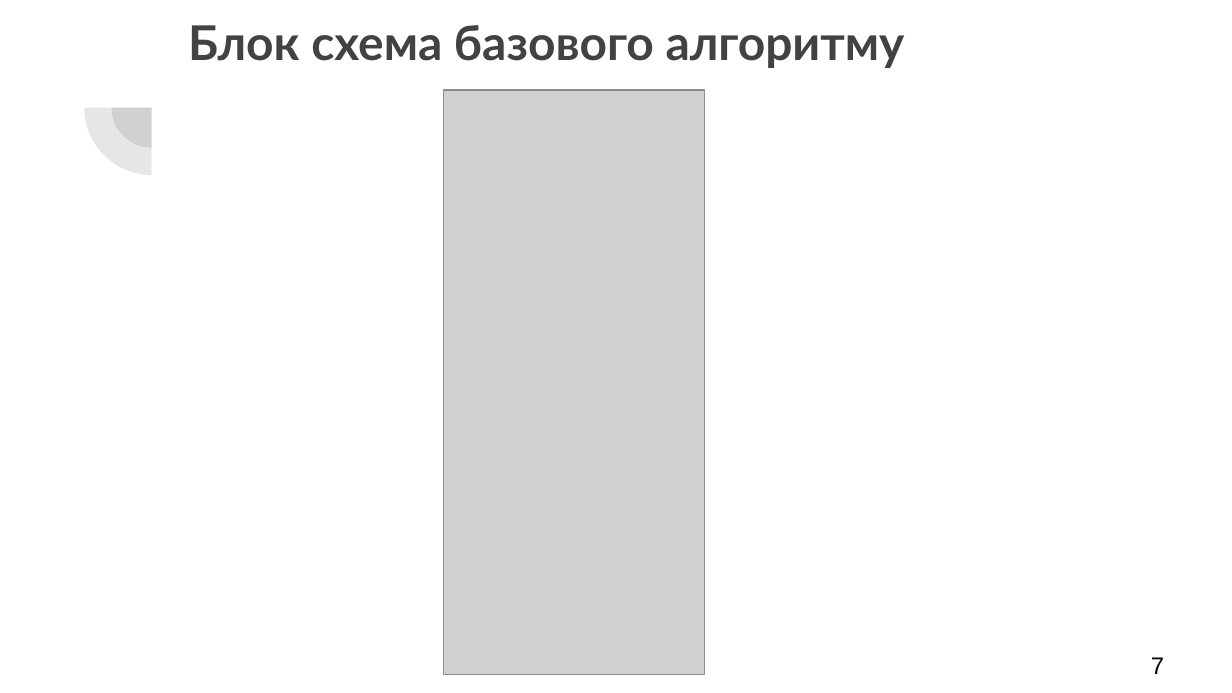
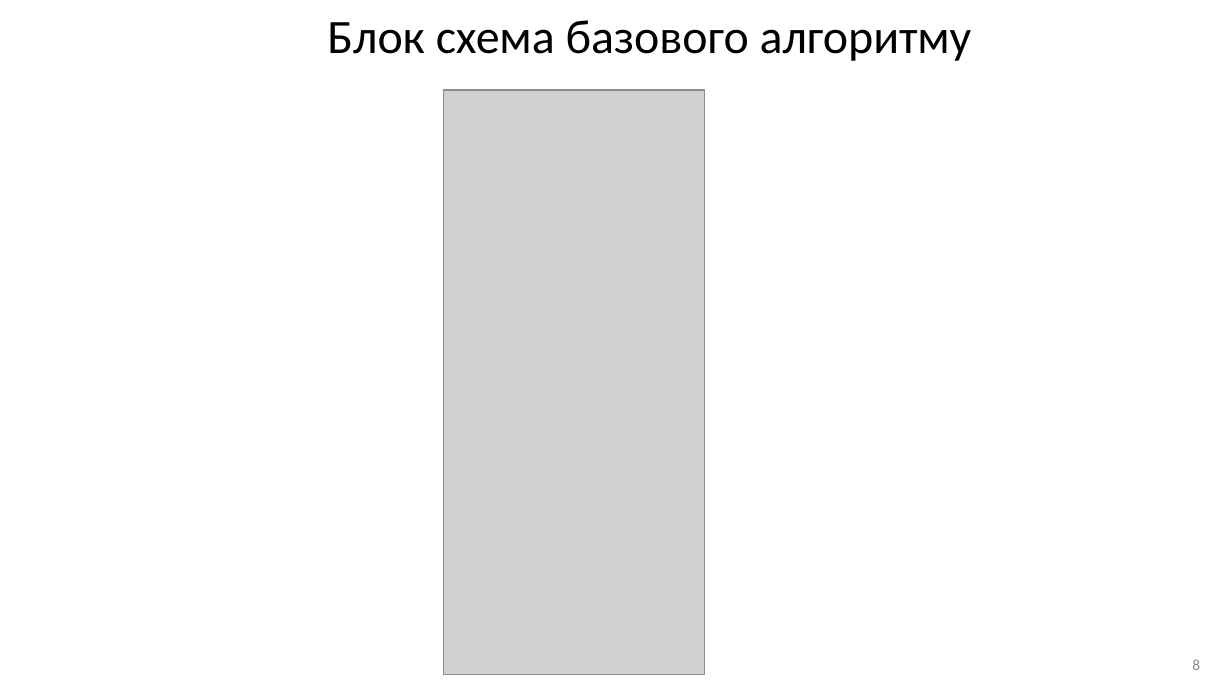
Before and after one commit to AndriiHavryliuk1/master2, a slide deck: slide 8 of docs/Дослідження_роботи_алгоритму_apriori.pptx (slide 7 before the commit). Drawn at 1232x693 pixels with LibreOffice and Linux fonts; fonts in the diff are those of the drawing; grey boxes stand for pictures. Boxes give left, top, right and bottom in pixels: in the first picture for what was removed or moved away, otherwise in the second. Text is boxed around its words. In the diff, an @@ line names an element or a change of style, - is before the commit and + after.

```diff
--- a/docs/Дослідження_роботи_алгоритму_apriori.pptx
+++ b/docs/Дослідження_роботи_алгоритму_apriori.pptx
@@ title "Блок схема базового алгоритму" at (327, 20, 972, 61): font Lato to Calibri, text colour #424242 to #000000, bold off; alignment left to centre; line spacing 1 to 0.9 @@
@@ pie slice (boxed as its full ellipse) removed at (84, 41, 218, 175) @@
@@ pie slice (boxed as its full ellipse) removed at (112, 68, 192, 148) @@
@@ page number at (1192, 659, 1200, 670): text changed; size 14 to 9 pt; font Arial to Calibri; text colour #000000 to #8C8C8C @@
-7
+8
```
Also in this commit, not shown: 9 other slides changed, 2 slides added, 1 slide removed.
